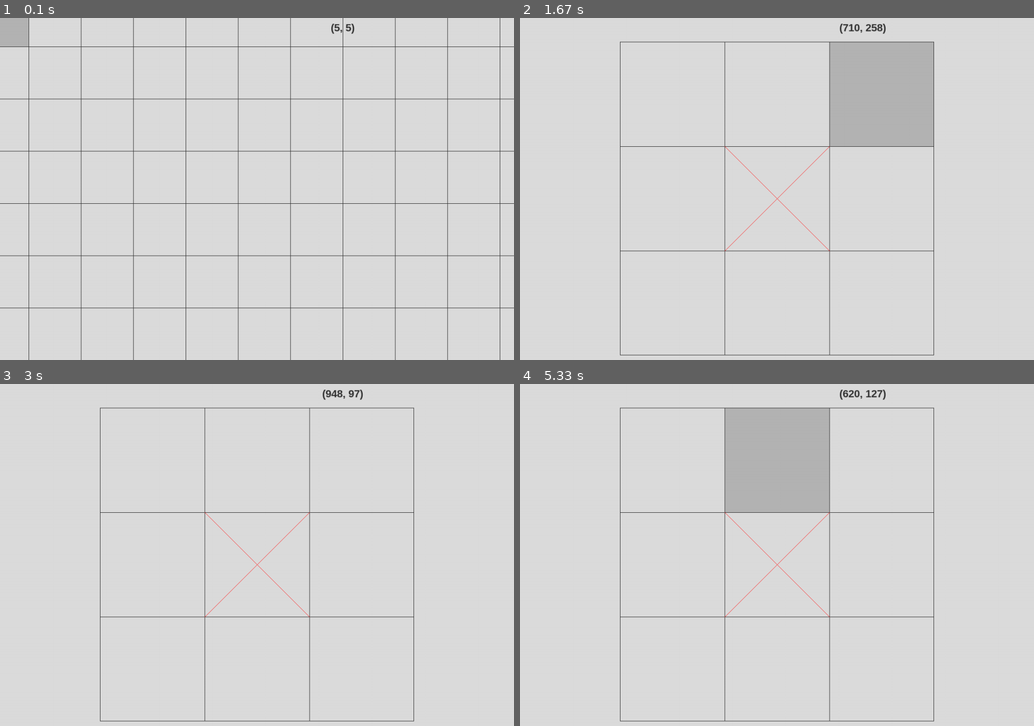
Above: before the commit, frames 1-4 (two rows, left to right).
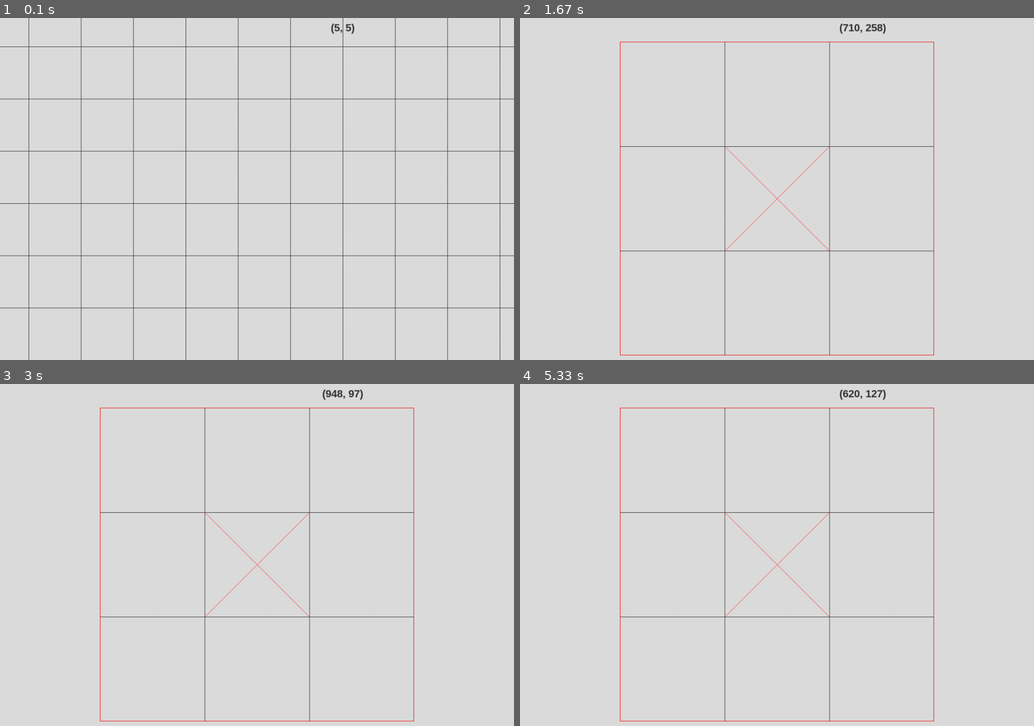
Above: after the commit, the same moments.

Repository: CoDen256/TicTacToe
Game: pygame game, started from app/TicTacToe.py
Two runs of this game, one before a commit and one after it. Both use one fixed random seed, a clock stepped at 60 frames per second and the inputs below.
Inputs (mouse positions are in pixels of both pictures, inside the frame that each line leads up to):
- Up to frame 1 (0.1 s): no input
- Up to frame 2 (1.67 s): press the mouse at (653, 192) at 0.37 s; move the mouse to (741, 230) at 0.47 s; release the mouse at (828, 264) at 0.6 s; tap Space at 0.67 s; tap 0 at 1 s; press the mouse at (777, 199) at 1.37 s; move the mouse to (818, 168) at 1.47 s; release the mouse at (859, 141) at 1.6 s
- Up to frame 3 (3 s): press the mouse at (257, 565) at 1.7 s; move the mouse to (200, 616) at 1.8 s; release the mouse at (143, 664) at 1.93 s; press the mouse at (257, 565) at 2.03 s; move the mouse to (226, 619) at 2.13 s; release the mouse at (190, 674) at 2.27 s; press the mouse at (257, 565) at 2.37 s; move the mouse to (257, 623) at 2.47 s; release the mouse at (262, 681) at 2.6 s; press the mouse at (257, 565) at 2.7 s; move the mouse to (354, 496) at 2.8 s; release the mouse at (452, 428) at 2.93 s
- Up to frame 4 (5.33 s): press the mouse at (777, 565) at 3.03 s; move the mouse to (838, 544) at 3.13 s; release the mouse at (905, 524) at 3.27 s; press the mouse at (777, 565) at 3.37 s; move the mouse to (848, 517) at 3.47 s; release the mouse at (920, 472) at 3.6 s; press the mouse at (777, 565) at 3.7 s; move the mouse to (848, 572) at 3.8 s; release the mouse at (926, 582) at 3.93 s; press the mouse at (777, 565) at 4.03 s; move the mouse to (735, 517) at 4.13 s; release the mouse at (694, 469) at 4.27 s; press the mouse at (777, 565) at 4.37 s; move the mouse to (823, 503) at 4.47 s; release the mouse at (874, 442) at 4.6 s; press the mouse at (777, 565) at 4.7 s; move the mouse to (869, 578) at 4.8 s; release the mouse at (962, 596) at 4.93 s; press the mouse at (777, 565) at 5.03 s; move the mouse to (797, 503) at 5.13 s; release the mouse at (812, 445) at 5.27 s

The runs differ from the first frame. In frame 1, 0.5% of the frame differs, in the area x 0-6%, y 0-9%; in frame 2, 6.7%; in frame 3, 0.6%; in frame 4, 6.8%, in the area x 19-81%, y 6-99%.

Commit message:
Resizement added

Diff:
--- a/app/grids/ExpandableGrid.py
+++ b/app/grids/ExpandableGrid.py
@@ -1,6 +1,5 @@
 from grids.Grid import Grid
 import pygame
-
 
 class ExpandableGrid(Grid):
     def __init__(self, parent, position, cell_size, columns=25, rows=25):
@@ -19,18 +18,32 @@
 
     def updateInput(self, event):
         if event.type == pygame.MOUSEBUTTONDOWN:
-            if not self.dragged:
-                self.dragged = True
-                self.last_pressed = self.first = pygame.mouse.get_pos()
+            if event.button == 4:
+                self.resize(+0.1)
+            elif event.button == 5:
+                self.resize(-0.1)
+            else:
+                if not self.dragged:
+                    self.dragged = True
+                    self.last_pressed = self.first = pygame.mouse.get_pos()
 
         if event.type == pygame.MOUSEBUTTONUP:
-            self.dragged = False
+            if event.button not in [4,5]:
+                self.dragged = False
 
-            self.full_delta = self.first[0] - pygame.mouse.get_pos()[0], self.first[1] - pygame.mouse.get_pos()[1]
+                self.full_delta = self.first[0] - pygame.mouse.get_pos()[0], self.first[1] - pygame.mouse.get_pos()[1]
 
-            self.delta = None
-            self.last_pressed = None
+                self.delta = None
+                self.last_pressed = None
 
+    def resize(self, deltaScale):
+        if self.scale + deltaScale < 0.1 or self.scale + deltaScale > 1: return
+        scalePoint = self.x + self.parent.x + pygame.mouse.get_pos()[0], self.y + self.parent.y + pygame.mouse.get_pos()[1]
+        self.scale += deltaScale
+        print(self.scale, self.x, self.y)
+        self.x += pygame.mouse.get_pos()[0]
+        self.y += pygame.mouse.get_pos()[1]
+        pygame.transform.scale(self.surface, (self.width, self.height))
 
 
     def update(self):
--- a/app/grids/Grid.py
+++ b/app/grids/Grid.py
@@ -67,9 +67,10 @@
 
     def renderGrid(self):
         """ Render lines and box of the grid """
+        self.surface.fill((0, 0, 0))
 
         # Draws a box of grid
-        pydraw.rectangle(self.surface, self.surface.get_rect(), self.grid_color)
+        pydraw.rectangle(self.surface, [0, 0, self.width, self.height], (250, 0,0 ))
 
         # Draws vertical lines
         for i in range(self.columns - 1):
--- a/app/screens/GameScreen.py
+++ b/app/screens/GameScreen.py
@@ -59,7 +59,7 @@
         self.surface.render(self.game.window)
         self.surface.fill((220, 220, 220))
 
-        self.grid.highlight(pygame.mouse.get_pos())
+        #self.grid.highlight(pygame.mouse.get_pos())
         self.grid.render()
 
         toast(self.surface, str(pygame.mouse.get_pos()), 20, (50, 50, 50), self.game.w * 2/3, 20)
--- a/app/screens/surfaces/GameSurface.py
+++ b/app/screens/surfaces/GameSurface.py
@@ -5,6 +5,7 @@
     def __init__(self, position, size):
         super().__init__(size)
         self.position = self.x, self.y = position
+        self.width, self.height = self.size = size
 
     def render(self, parent):
         parent.blit(self, self.position)
